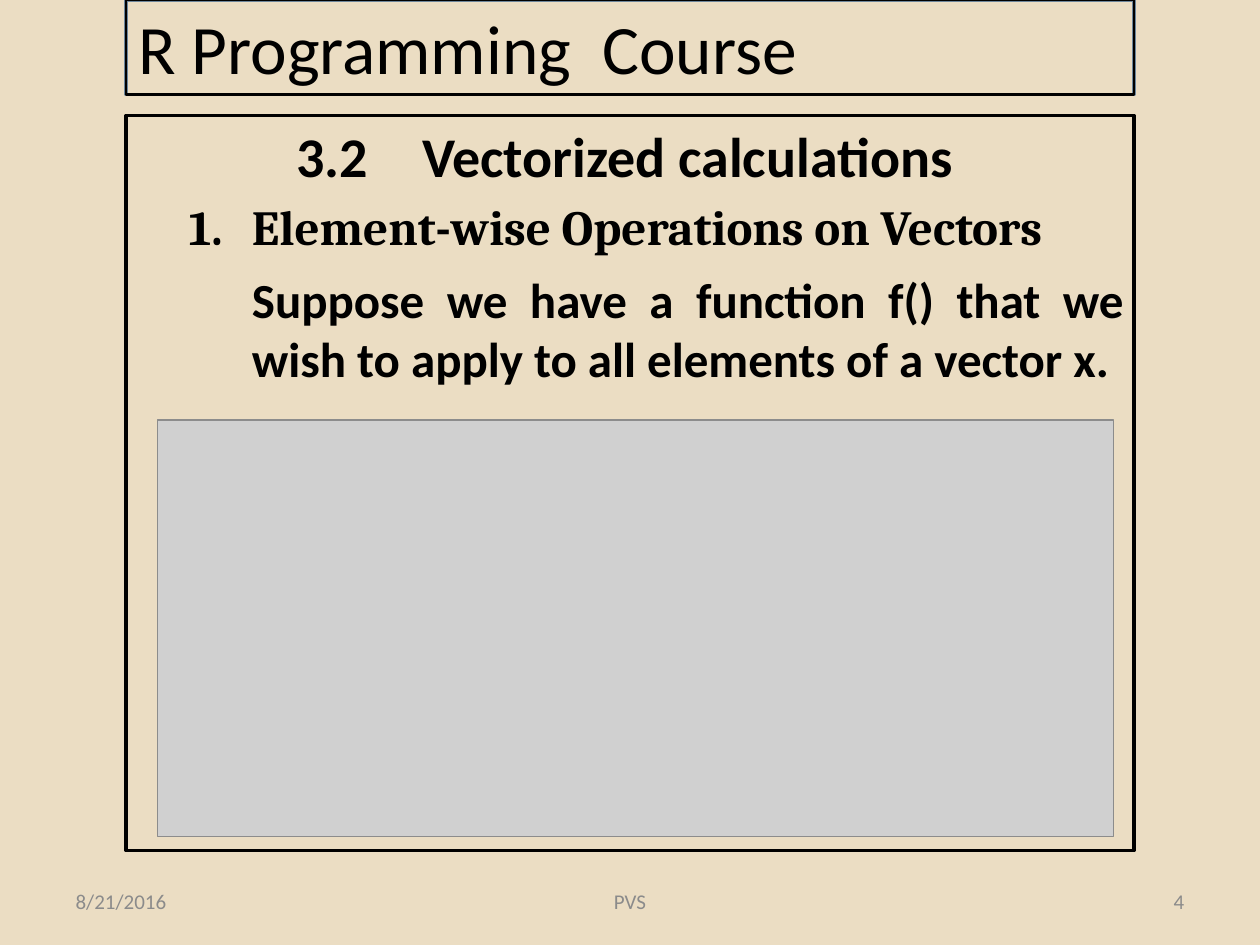
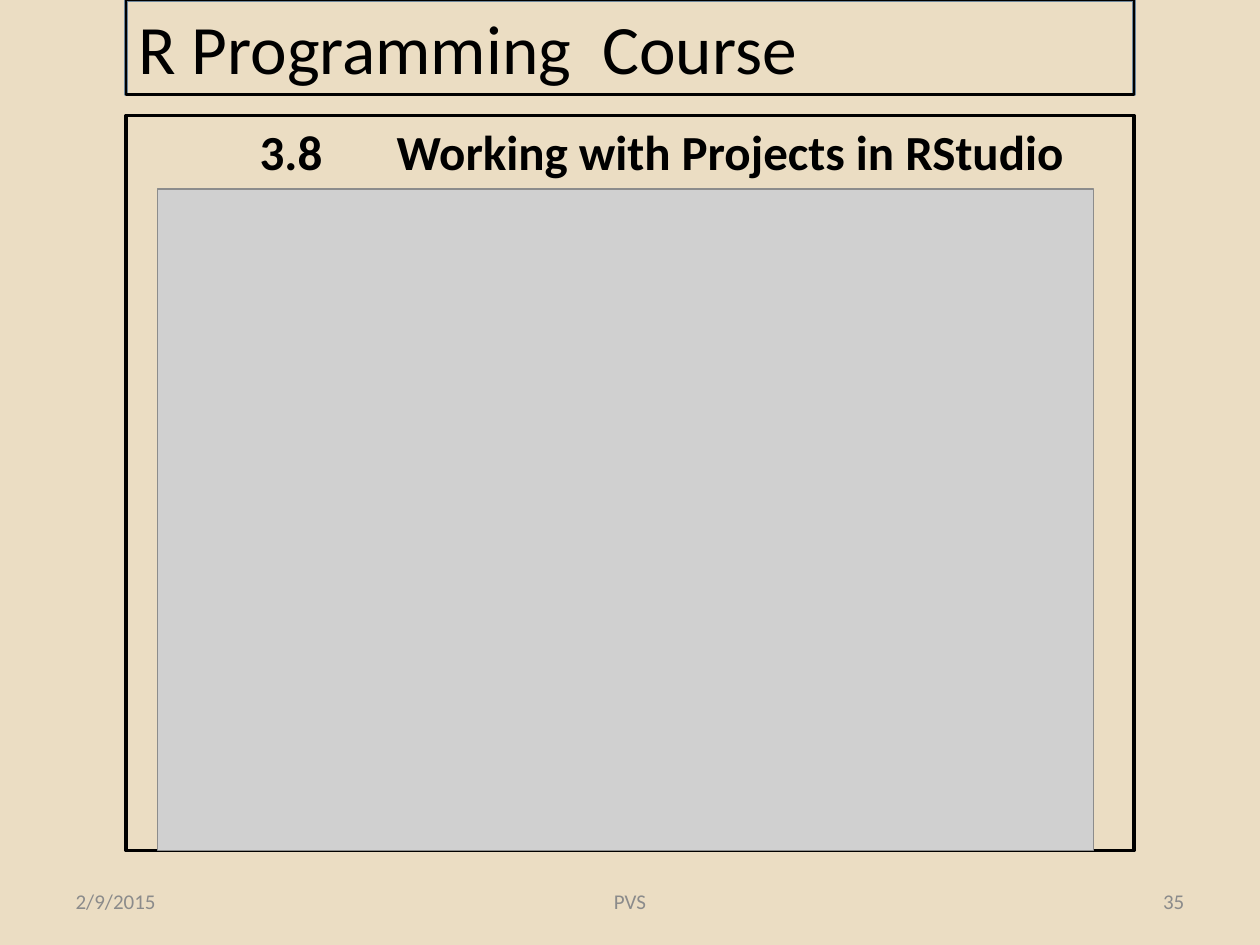
Before and after one commit to pvs-greatlakes/R-materials, a slide deck: slide 35 of R Programming_Lessons_3.pptx (slide 4 before the commit). Drawn at 1260x945 pixels with LibreOffice and Linux fonts; fonts in the diff are those of the drawing; grey boxes stand for pictures; background and template pictures are left out. Boxes give left, top, right and bottom in pixels: in the first picture for what was removed or moved away, otherwise in the second. Text is boxed around its words. In the diff, an @@ line names an element or a change of style, - is before the commit and + after.

```diff
--- a/R Programming_Lessons_3.pptx
+++ b/R Programming_Lessons_3.pptx
@@ text added at box(260, 135, 1063, 179), 28 pt, text #000000, bold @@
+  3.8 Working with Projects in RStudio
@@ text removed at box(296, 137, 953, 178) @@
-  3.2 Vectorized calculations
@@ picture: place and size @@
-picture at box(158, 420, 1114, 837)
+picture at box(158, 189, 1094, 850)
@@ text removed at box(252, 211, 1124, 385) @@
-    1. Element-wise Operations on Vectors
-    Suppose we have a function f() that we wish to apply to all elements of a vector x.
@@ text at box(76, 894, 156, 910): text changed @@
-8/21/2016
+2/9/2015
@@ page number at box(1163, 895, 1184, 909): text changed @@
-4
+35
```
Also in this commit, not shown: 24 other slides changed, 25 slides added, 23 slides removed, 6 other files.
